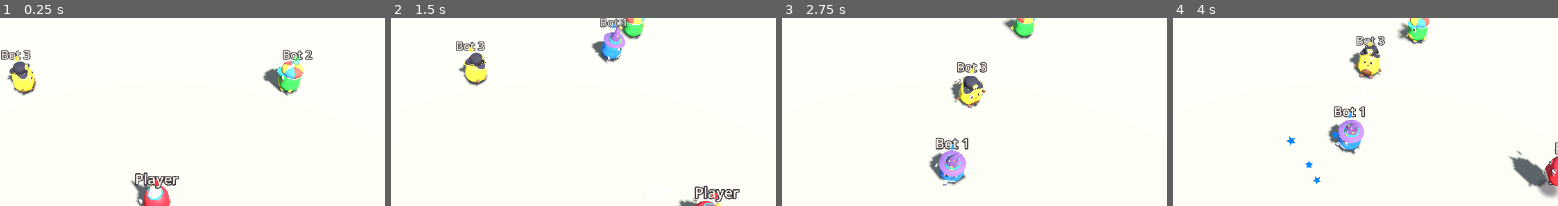
Above: before the commit, frames 1-4 (left to right).
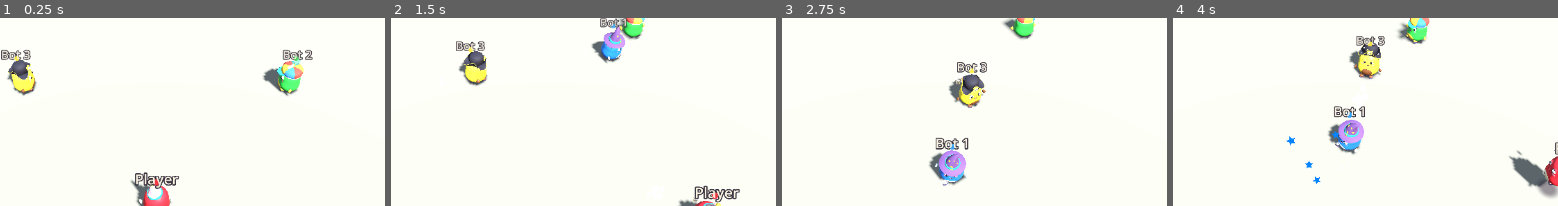
Above: after the commit, the same moments.

Repository: BlackFlow-DK/minigame-mansion
Game: Godot game, scene res://dev/sandbox.tscn
Same seed, same stepped clock (60 frames per second), same inputs: the game is played once before the commit and once after it.
Inputs (mouse positions are % of the whole screen's width and height, from its top left):
- Up to frame 1 (0.25 s): no input
- Up to frame 2 (1.5 s): tap Enter at 0.5 s; move the mouse to (71, 34) at 0.52 s; hold D (move_right) 0.53-1.28 s; hold E (action) 0.53-1.28 s; click (71, 34) at 0.67 s; tap Space (jump) at 0.77 s; move the mouse to (27, 46) at 1.27 s; hold S (move_back) from 1.28 s (still down); tap Tab at 1.35 s
- Up to frame 3 (2.75 s): tap Space (jump) at 1.52 s; move the mouse to (59, 14) at 2.02 s; release S (move_back) at 2.03 s; hold D (move_right) from 2.03 s (still down); hold E (action) from 2.03 s (still down)
- Up to frame 4 (4 s): move the mouse to (43, 64) at 2.77 s; release D (move_right) at 2.78 s; release E (action) at 2.78 s; hold W (move_forward) 2.78-3.53 s; tap Tab at 2.85 s; click (43, 64) at 2.92 s; tap Space (jump) at 3.02, 3.77 s; move the mouse to (79, 58) at 3.52 s; hold A (move_left) from 3.53 s (still down); hold E (action) from 3.53 s (still down)
The pictures show only the part of the screen within x 28-78%, y 22-72%; the shares and areas given below are measured in that part.

The runs differ from the first frame. In frame 1, 0.2% of the frame differs, in the area x 2-9%, y 22-33%; in frame 2, 0.2%; in frame 3, 0.3%, in the area x 43-53%, y 29-45%; in frame 4, 0.2%.

Commit message:
Hats: real-volume pirate tricorn, cat ears without temple stubs, top hat collar closes scalp gap
catalog.gd: cat_ears fit scale reset to 1.0 (band now hugs the head at native size).

Co-Authored-By: Claude Sonnet 5.5 <noreply@anthropic.com>

Diff:
--- a/game/cosmetics/catalog.gd
+++ b/game/cosmetics/catalog.gd
@@ -32,7 +32,7 @@
 	{"id": "viking", "slot": "hat", "name": "Viking Helmet", "offset": Vector3(0.0, 0.0, 0.0), "rotation": Vector3(0.0, 0.0, 0.0), "scale": Vector3(1.0, 1.0, 1.0)},
 	{"id": "flower_pot", "slot": "hat", "name": "Flower Pot", "offset": Vector3(0.0, 0.0, 0.0), "rotation": Vector3(0.0, 0.0, 0.0), "scale": Vector3(1.0, 1.0, 1.0)},
 	{"id": "traffic_cone", "slot": "hat", "name": "Traffic Cone", "offset": Vector3(0.0, 0.0, 0.0), "rotation": Vector3(0.0, 0.0, 0.0), "scale": Vector3(1.0, 1.0, 1.0)},
-	{"id": "cat_ears", "slot": "hat", "name": "Cat Ears", "offset": Vector3(0.0, -0.01, 0.0), "rotation": Vector3(0.0, 0.0, 0.0), "scale": Vector3(1.07, 1.0, 1.05)},
+	{"id": "cat_ears", "slot": "hat", "name": "Cat Ears", "offset": Vector3(0.0, -0.01, 0.0), "rotation": Vector3(0.0, 0.0, 0.0), "scale": Vector3(1.0, 1.0, 1.0)},
 	# --- face (FaceSocket, between the eyes on the surface at (0, 0.68, 0.37)) ------------
 	{"id": "round_glasses", "slot": "face", "name": "Round Glasses", "offset": Vector3(0.0, 0.0, 0.005), "rotation": Vector3(0.0, 0.0, 0.0), "scale": Vector3(1.04, 1.04, 1.04)},
 	{"id": "star_shades", "slot": "face", "name": "Star Shades", "offset": Vector3(0.0, 0.0, 0.0), "rotation": Vector3(0.0, 0.0, 0.0), "scale": Vector3(1.0, 1.0, 1.0)},
Binary file changed: game/assets/models/cosmetics/hat_cat_ears.glb
Binary file changed: game/assets/models/cosmetics/hat_pirate.glb
Binary file changed: game/assets/models/cosmetics/hat_top_hat.glb
Not shown, changed: art/scripts/cosmetics/hats_a.py
Not shown, changed: art/scripts/cosmetics/hats_b.py
